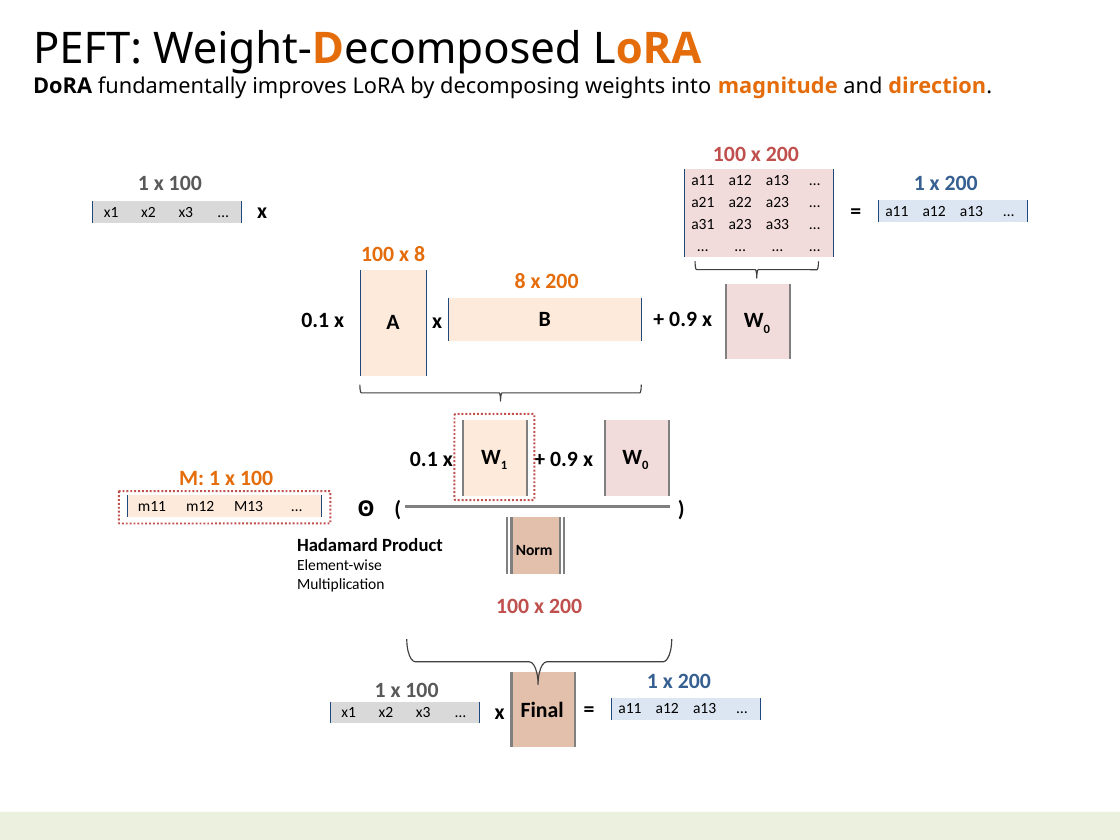
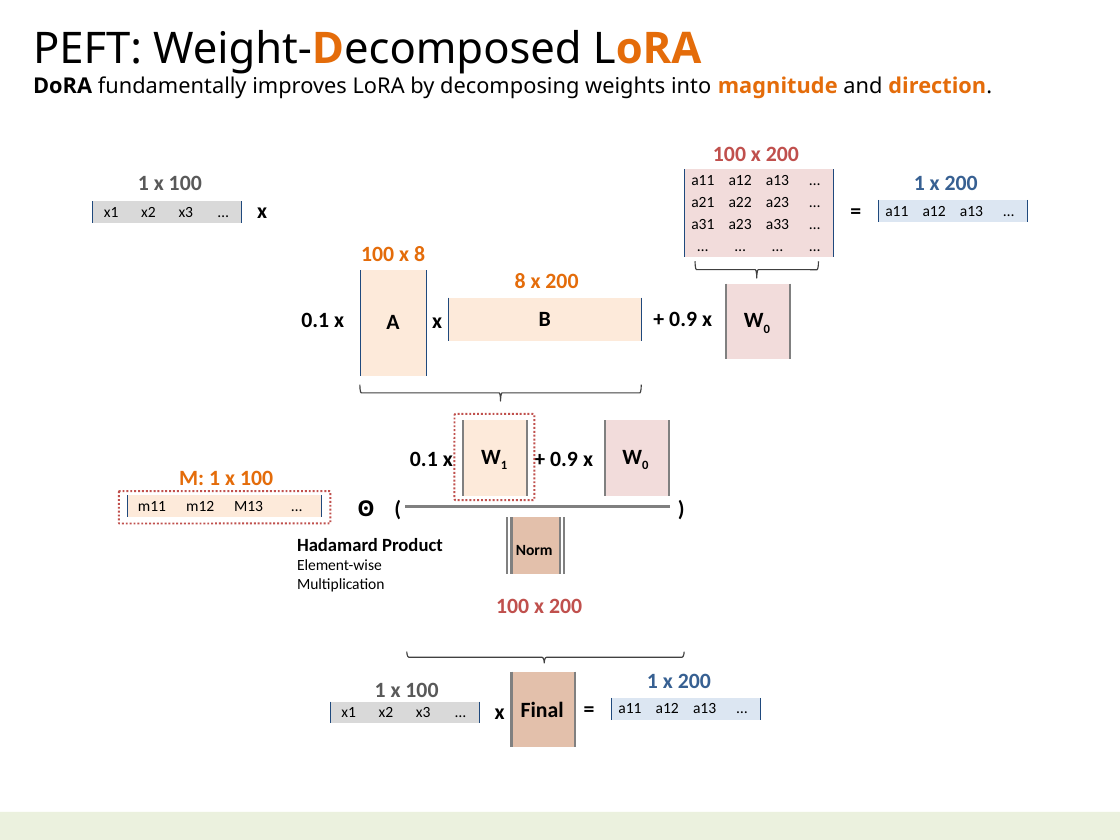
Before and after one commit to navibator/crazy-ai, a slide deck: slide 24 of ai-gemma.pptx. Drawn at 1120x840 pixels with LibreOffice and Linux fonts; fonts in the diff are those of the drawing. Boxes give left, top, right and bottom in pixels: in the first picture for what was removed or moved away, otherwise in the second. Text is boxed around its words. In the diff, an @@ line names an element or a change of style, - is before the commit and + after.

```diff
--- a/ai-gemma.pptx
+++ b/ai-gemma.pptx
@@ right brace: place and size @@
-right brace at (407, 640, 672, 685)
+right brace at (407, 652, 684, 663)
```
Also in this commit, not shown: 1 other file.
